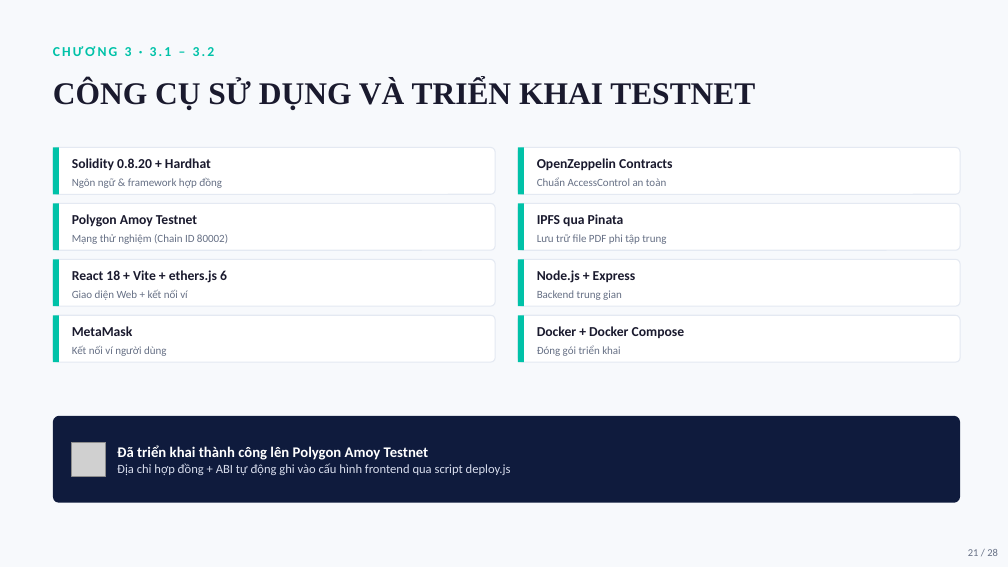
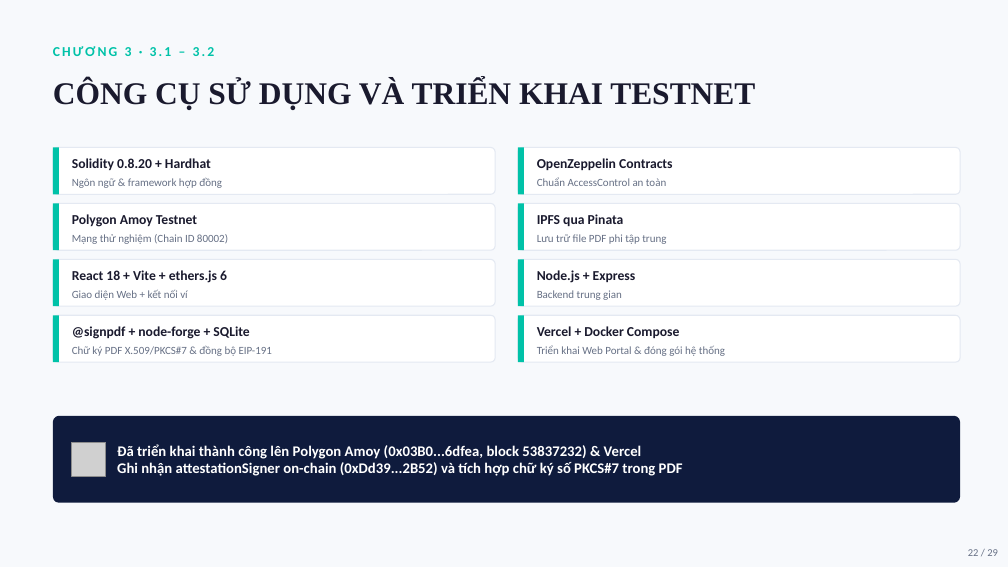
Before and after one commit to 2312792-debug/DoAn, a slide deck: slide 23 of file/Thuyet_Trinh_He_Thong_Xac_Thuc_Van_Bang_NopBai.pptx (slide 22 before the commit). Drawn at 1008x567 pixels with LibreOffice and Linux fonts; fonts in the diff are those of the drawing; grey boxes stand for pictures. Boxes give left, top, right and bottom in pixels: in the first picture for what was removed or moved away, otherwise in the second. Text is boxed around its words. In the diff, an @@ line names an element or a change of style, - is before the commit and + after.

```diff
--- a/file/Thuyet_Trinh_He_Thong_Xac_Thuc_Van_Bang_NopBai.pptx
+++ b/file/Thuyet_Trinh_He_Thong_Xac_Thuc_Van_Bang_NopBai.pptx
@@ text at box(72, 326, 249, 339): text changed @@
-MetaMask
+@signpdf + node-forge + SQLite
@@ text at box(537, 326, 680, 338): text changed @@
-Docker + Docker Compose
+Vercel + Docker Compose
@@ text at box(72, 346, 272, 356): text changed @@
-Kết nối ví người dùng
+Chữ ký PDF X.509/PKCS#7 & đồng bộ EIP-191
@@ text at box(537, 345, 725, 356): text changed @@
-Đóng gói triển khai
+Triển khai Web Portal & đóng gói hệ thống
@@ text at box(117, 444, 683, 476): text changed; size 12 to 14 pt; text colour #D7DCEC to #FFFFFF; bold on @@
-Đã triển khai thành công lên Polygon Amoy Testnet
-Địa chỉ hợp đồng + ABI tự động ghi vào cấu hình frontend qua script deploy.js
+Đã triển khai thành công lên Polygon Amoy (0x03B0...6dfea, block 53837232) & Vercel
+Ghi nhận attestationSigner on-chain (0xDd39...2B52) và tích hợp chữ ký số PKCS#7 trong PDF
@@ text at box(968, 549, 998, 556): text changed @@
-21 / 28
+22 / 29
```
Also in this commit, not shown: 25 other slides changed, 1 slide added, 3 other files.
